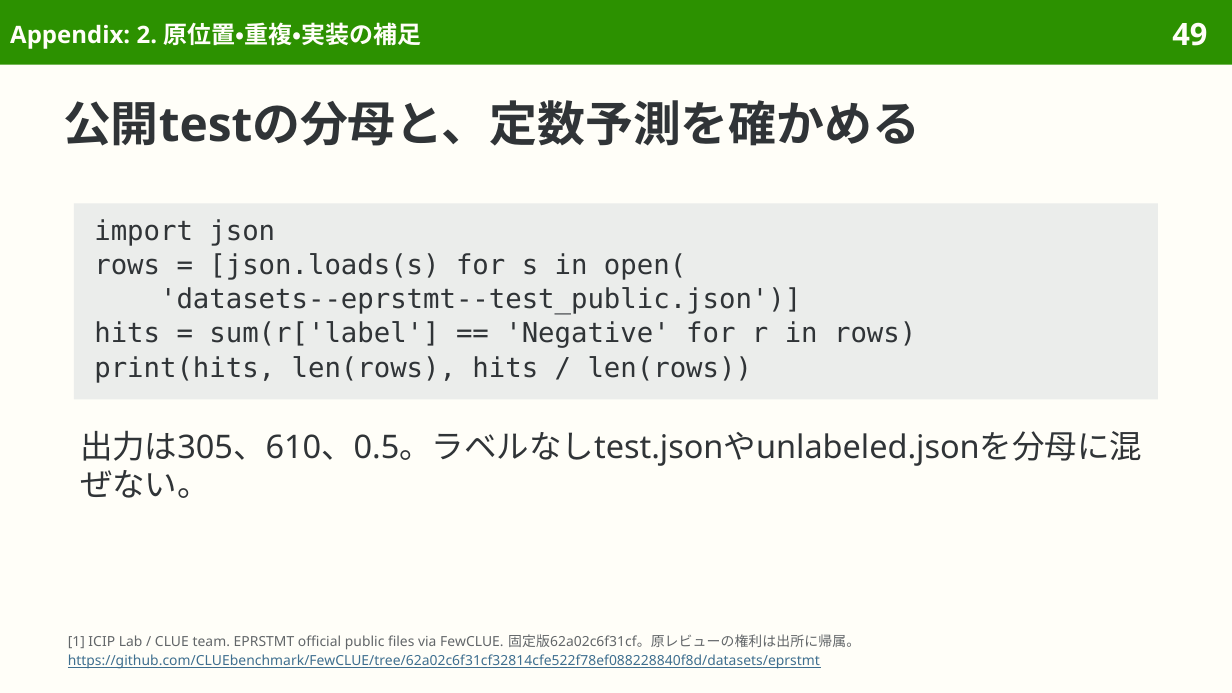
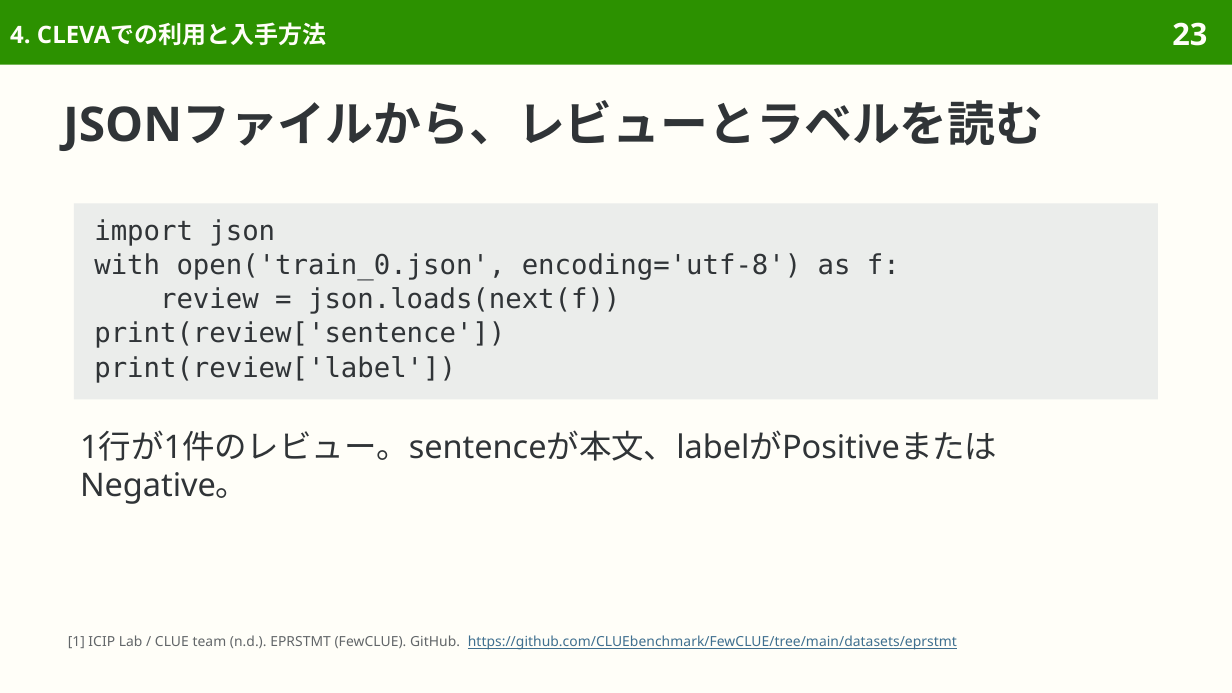
Before and after one commit to sasakiy84/datasets-in-10-minutes, a slide deck: slide 23 of slides/datasets-in-10-minutes-eprstmt.pptx (slide 49 before the commit). Drawn at 1232x693 pixels with LibreOffice and Linux fonts; fonts in the diff are those of the drawing. Boxes give left, top, right and bottom in pixels: in the first picture for what was removed or moved away, otherwise in the second. Text is boxed around its words. In the diff, an @@ line names an element or a change of style, - is before the commit and + after.

Commit message:
Rewrite EPRSTMT for natural Japanese and a clear dataset overview

```diff
--- a/slides/datasets-in-10-minutes-eprstmt.pptx
+++ b/slides/datasets-in-10-minutes-eprstmt.pptx
@@ title at bbox=[10, 22, 327, 45]: text changed @@
-Appendix: 2. 原位置・重複・実装の補足
+4. CLEVAでの利用と入手方法
@@ page number at bbox=[1172, 22, 1207, 46]: text changed @@
-49
+23
@@ title at bbox=[63, 100, 1043, 151]: text changed @@
-公開testの分母と、定数予測を確かめる
+JSONファイルから、レビューとラベルを読む
@@ text in rectangle at bbox=[94, 253, 900, 383]: text changed @@
-rows = [json.loads(s) for s in open(
-'datasets--eprstmt--test_public.json')]
-hits = sum(r['label'] == 'Negative' for r in rows)
-print(hits, len(rows), hits / len(rows))
+with open('train_0.json', encoding='utf-8') as f:
+review = json.loads(next(f))
+print(review['sentence'])
+print(review['label'])
@@ text at bbox=[80, 430, 997, 504]: text changed @@
-出力は305、610、0.5。ラベルなしtest.jsonやunlabeled.jsonを分母に混ぜない。
+1行が1件のレビュー。sentenceが本文、labelがPositiveまたはNegative。
@@ text at bbox=[68, 635, 957, 650]: text changed @@
-[1] ICIP Lab / CLUE team. EPRSTMT official public files via FewCLUE. 固定版62a02c6f31cf。原レビューの権利は出所に帰属。
-https://github.com/CLUEbenchmark/FewCLUE/tree/62a02c6f31cf32814cfe522f78ef088228840f8d/datasets/eprstmt
+[1] ICIP Lab / CLUE team (n.d.). EPRSTMT (FewCLUE). GitHub. https://github.com/CLUEbenchmark/FewCLUE/tree/main/datasets/eprstmt
```
Also in this commit, not shown: 35 other slides changed, 4 slides added, 21 slides removed, 40 other files.
